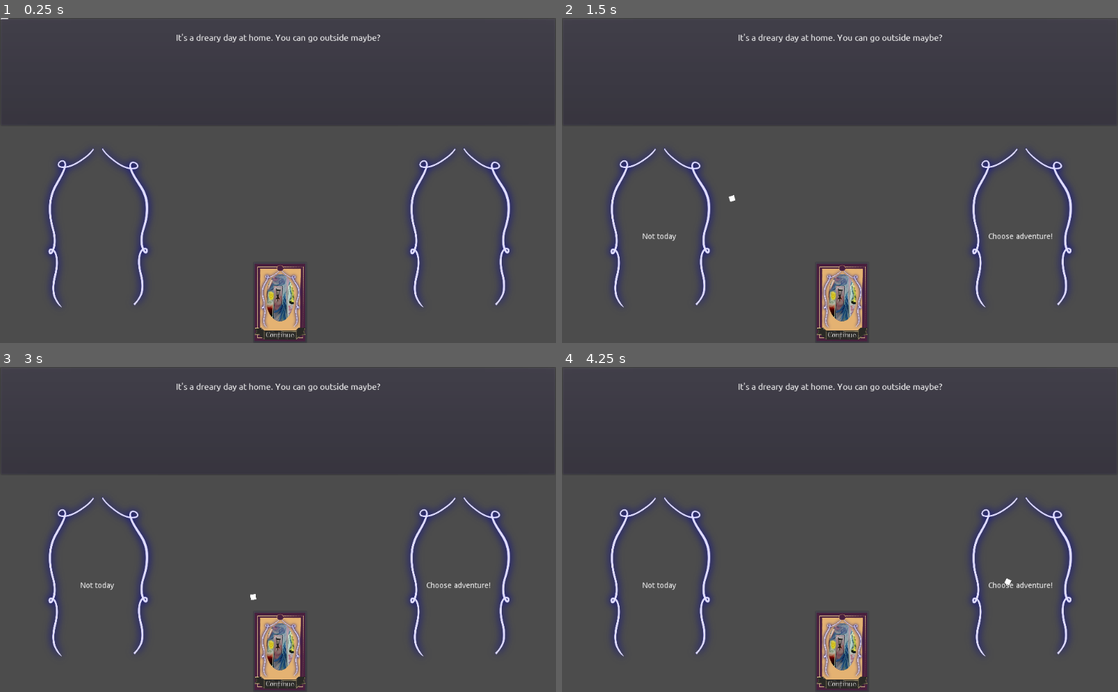
Above: before the commit, frames 1-4 (two rows, left to right).
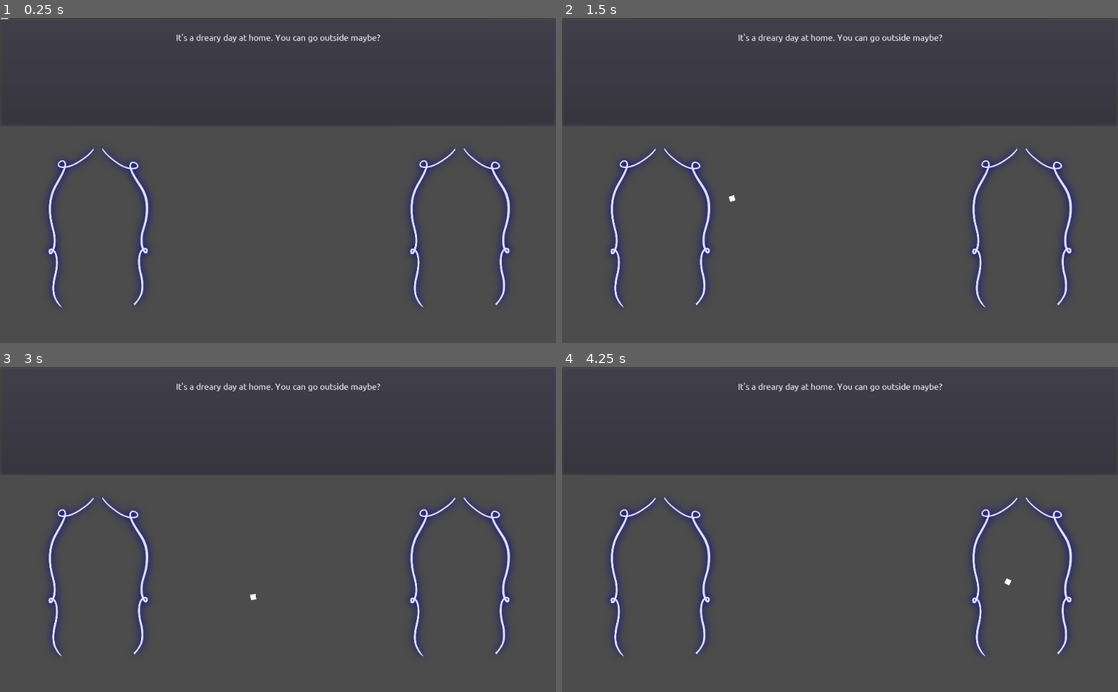
Above: after the commit, the same moments.

Repository: AngelOnFira/ggj-2022
Game: Godot game, scene res://Main.tscn
The game is run twice, just before and just after one commit, with the same random seed, the same clock (stepped at 60 frames per second) and the same inputs.
Inputs (mouse positions are in pixels of both pictures, inside the frame that each line leads up to):
- Up to frame 1 (0.25 s): no input
- Up to frame 2 (1.5 s): tap Enter at 0.5 s; move the mouse to (840, 304) at 0.52 s; click (840, 304) at 0.6 s; tap Space at 1.25 s; move the mouse to (728, 196) at 1.27 s; click (728, 196) at 1.35 s
- Up to frame 3 (3 s): tap Enter at 2 s; move the mouse to (333, 458) at 2.02 s; click (333, 458) at 2.1 s; tap Space at 2.75 s; move the mouse to (250, 594) at 2.77 s; click (250, 594) at 2.85 s
- Up to frame 4 (4.25 s): tap Enter at 3.5 s; move the mouse to (1006, 578) at 3.52 s; click (1006, 578) at 3.6 s

The runs differ from the first frame. In frame 1, 2.1% of the frame differs, in the area x 45-56%, y 75-100%; in frame 2, 2.3%, in the area x 14-89%, y 66-100%; in frame 3, 2.3%; in frame 4, 2.3%.

Commit message:
Refactoring cards and story
Co-authored-by: Christopher Blackman <ChristopherBlackman@users.noreply.github.com>

Diff:
--- /dev/null
+++ b/Blackboard.gd
@@ -0,0 +1,14 @@
+extends Node
+
+# Declare member variables here. Examples:
+# var a = 2
+# var b = "text"
+
+
+# Called when the node enters the scene tree for the first time.
+func _ready():
+	pass  # Replace with function body.
+
+# Called every frame. 'delta' is the elapsed time since the previous frame.
+#func _process(delta):
+#	pass
--- a/Card.tscn
+++ b/Card.tscn
@@ -70,7 +70,24 @@
 "_edit_use_anchors_": false
 }
 
-[node name="SwirlDecoration" type="TextureRect" parent="Background"]
+[node name="Frame" type="Control" parent="."]
+margin_left = 7.0
+margin_top = 7.0
+margin_right = 193.0
+margin_bottom = 293.0
+mouse_filter = 2
+
+[node name="CircularFrame" type="TextureRect" parent="Frame"]
+anchor_right = 1.0
+anchor_bottom = 1.0
+texture = ExtResource( 1 )
+expand = true
+stretch_mode = 1
+__meta__ = {
+"_edit_use_anchors_": false
+}
+
+[node name="SwirlDecoration" type="TextureRect" parent="Frame"]
 anchor_right = 1.0
 anchor_bottom = 1.0
 texture = ExtResource( 9 )
@@ -80,27 +97,10 @@
 "_edit_use_anchors_": false
 }
 
-[node name="FrameDecoration" type="TextureRect" parent="Background"]
+[node name="FrameDecoration" type="TextureRect" parent="Frame"]
 anchor_right = 1.0
 anchor_bottom = 1.0
 texture = ExtResource( 7 )
-expand = true
-stretch_mode = 1
-__meta__ = {
-"_edit_use_anchors_": false
-}
-
-[node name="Frame" type="Control" parent="."]
-margin_left = 7.0
-margin_top = 7.0
-margin_right = 193.0
-margin_bottom = 293.0
-mouse_filter = 2
-
-[node name="CircularFrame" type="TextureRect" parent="Frame"]
-anchor_right = 1.0
-anchor_bottom = 1.0
-texture = ExtResource( 1 )
 expand = true
 stretch_mode = 1
 __meta__ = {
@@ -130,14 +130,15 @@
 margin_bottom = 293.0
 mouse_filter = 2
 
-[node name="Cub" type="Control" parent="Card"]
-anchor_right = 1.0
-anchor_bottom = 1.0
-__meta__ = {
-"_edit_use_anchors_": false
-}
-
-[node name="Mountain" type="TextureRect" parent="Card/Cub"]
+[node name="WolfCub" type="Control" parent="Card"]
+anchor_right = 1.0
+anchor_bottom = 1.0
+mouse_filter = 2
+__meta__ = {
+"_edit_use_anchors_": false
+}
+
+[node name="Mountain" type="TextureRect" parent="Card/WolfCub"]
 anchor_right = 1.0
 anchor_bottom = 1.0
 texture = ExtResource( 10 )
@@ -147,7 +148,7 @@
 "_edit_use_anchors_": false
 }
 
-[node name="Stars" type="TextureRect" parent="Card/Cub"]
+[node name="Stars" type="TextureRect" parent="Card/WolfCub"]
 anchor_right = 1.0
 anchor_bottom = 1.0
 texture = ExtResource( 5 )
@@ -157,7 +158,7 @@
 "_edit_use_anchors_": false
 }
 
-[node name="Cub" type="TextureRect" parent="Card/Cub"]
+[node name="WolfCub" type="TextureRect" parent="Card/WolfCub"]
 anchor_right = 1.0
 anchor_bottom = 1.0
 texture = ExtResource( 3 )
@@ -171,6 +172,7 @@
 visible = false
 anchor_right = 1.0
 anchor_bottom = 1.0
+mouse_filter = 2
 __meta__ = {
 "_edit_use_anchors_": false
 }
--- a/MouseCards.gd
+++ b/MouseCards.gd
@@ -29,6 +29,12 @@
 		deck_cards = []
 		child_cards = []
 
+		# Hide text from the decisions
+		# This is pretty buggy, it only works against cards in the row
+		var card_slots = get_parent().get_node("VBoxContainer/CardSlots")
+		card_slots.get_node("DecisionAreaLeft").hide_text()
+		card_slots.get_node("DecisionAreaRight").hide_text()
+
 
 func enter_area(action_parm: String, caller_node: Node):
 	if len(deck_cards) > 0:
@@ -44,9 +50,13 @@
 
 # A card has just been picked up
 func new_card_mouse_hover(card: Control, deck_card: Control):
+	# Set the position to mouse
 	card.set_position(Vector2(-card.get_rect().size.x / 2, -card.get_rect().size.y / 2))
+
+	# Add the card and the duplicate to arrays
 	self.deck_cards.append(deck_card)
 	self.child_cards.append(card)
+
 	self.add_child(card)
 	self.action = ""
 	self.is_in_area = false
--- /dev/null
+++ b/Prototype/BehaviourComponent.gd
@@ -0,0 +1,14 @@
+extends Node
+
+# Declare member variables here. Examples:
+# var a = 2
+# var b = "text"
+
+
+# Called when the node enters the scene tree for the first time.
+func _ready():
+	pass  # Replace with function body.
+
+# Called every frame. 'delta' is the elapsed time since the previous frame.
+#func _process(delta):
+#	pass
--- /dev/null
+++ b/Prototype/CardComponent.gd
@@ -0,0 +1,11 @@
+extends Node
+
+export(String, MULTILINE) var left_text
+export(String, MULTILINE) var right_text
+
+export(NodePath) var continue_left
+export(NodePath) var continue_right
+
+
+func get_id():
+	return self.name
--- a/Prototype/Page.gd
+++ b/Prototype/Page.gd
@@ -2,14 +2,9 @@
 class_name Page
 
 signal page_changed(page)
+const DEFUALT_ID: String = "Continue"
 
 export(String, MULTILINE) var text_description
-export(Array, String) var cards
-export(Array, Array, String, MULTILINE) var card_consultations
-
-export(NodePath) var continue_left
-export(NodePath) var continue_right
-export(NodePath) var continue_default
 
 const CardData = preload("res://Prototype/CardData.gd")
 
@@ -26,45 +21,34 @@
 
 # Transitions to the next page specified by the next_page
 func _change_page():
-	#janky book keeping here
-	# If next page is null, we need to continue to the next child in the list
-	if self.next_page == null:
-		# Continue to the next child in the list
-		var next_idx = self.get_index() + 1
-
-		# If we are at the end of the list, go to the next chapter
-		if next_idx >= self.get_parent().get_child_count():
-			var current_chapter = self.get_parent().get_index()
-			self.next_page = self.get_parent().get_parent().get_child(current_chapter + 1).get_child(
-				0
-			)
-			print("Next page is null, continuing to next chapter")
-		# Otherwise, go to the next page in the chapter
-		else:
-			self.next_page = self.get_parent().get_child(next_idx)
-			print("Next page is null, continuing to next page")
-
 	emit_signal("page_changed", self.next_page)
 
 
 # Override to Specify next_page and apply any state logic
 # Side is a string represented as either "left" or "right"
-func take_action(card: String, side: String):
-	# If we have no cards
-	if len(cards) == 0 and self.continue_left != null and self.continue_right != null:
-		# If continue_default is set (making a jump to a new page)
-		if continue_default:
-			self.next_page = get_node_or_null(self.continue_default)
-		# Otherwise, left and right should be set
+func take_action(card_name: String, side: String):
+	# This should be a node, or null for "Continue"
+	var card: Node = self.get_node_or_null(NodePath(card_name))
+
+	# Defualt : continue action
+	if card == null:
+		# Continue to the next child in the list
+		var next_idx = self.get_index() + 1
+
+		# We're at the end of the book
+		if next_idx >= self.get_parent().get_child_count():
+			pass
+		# Otherwise, go to the next page
 		else:
-			if side == "left":
-				self.next_page = get_node_or_null(self.continue_left)
-				print(self.continue_left)
-			elif side == "right":
-				self.next_page = get_node_or_null(self.continue_right)
-				print(self.continue_right)
-			else:
-				print("error")
+			self.next_page = self.get_parent().get_child(next_idx)
+			print("Next page is null, continuing to next page")
+
+	# Card : We have a card as a child with the card name
+	else:
+		if side == "left":
+			self.next_page = card.continue_left
+		elif side == "right":
+			self.next_page = card.continue_right
 
 	_change_page()
 
@@ -73,33 +57,13 @@
 func set_card_data():
 	self._card_data = {}
 
-	# If there are no cards, and no consultations, we just use the continue card
-	if len(self.cards) == 0 and len(self.card_consultations) == 0:
-		self._card_data["Continue"] = CardData.new(
-			"Continue", "Go on...", "Go on...", self.continue_default, self.continue_default
+	for child in self.get_children():
+		self._card_data[child.name] = CardData.new(  # The left action  # The right action
+			child.left_text, child.right_text, child.continue_left, child.continue_right, child.name
 		)
 
-	# If there are no cards, and one consultations, we just use the continue card
-	if len(self.cards) == 0 and len(self.card_consultations) == 1:
-		self._card_data["Continue"] = CardData.new(
-			"Continue",
-			self.card_consultations[0][0],  # The left action
-			self.card_consultations[0][1],  # The right action
-			self.continue_default,
-			self.continue_default
-		)
-
-	# If there are cards, we rely on
-	if len(self.cards) == 1:
-		self._card_data[cards[0]] = CardData.new(
-			self.cards[0],
-			self.card_consultations[0][0],  # The left action
-			self.card_consultations[0][1],  # The right action
-			self.continue_left,
-			self.continue_right
-		)
-
-	# If there is more than one card, TODO
+	if self._card_data == {}:
+		self._card_data = CardData.new(DEFUALT_ID, "Go on...", "Go on...", null, null)
 
 
 func get_story():
@@ -107,6 +71,7 @@
 
 
 func get_cards():
+	# Get all the children of
 	print("card data")
 	for card in self._card_data:
 		print(card, " ", _card_data[card].print_data())
--- a/Prototype/Story.tscn
+++ b/Prototype/Story.tscn
@@ -1,7 +1,17 @@
-[gd_scene load_steps=3 format=2]
+[gd_scene load_steps=4 format=2]
 
 [ext_resource path="res://Prototype/Story.gd" type="Script" id=1]
 [ext_resource path="res://Prototype/Page.gd" type="Script" id=4]
+
+[sub_resource type="GDScript" id=1]
+script/source = "extends Node
+
+export(String, MULTILINE) var left_text
+export(String, MULTILINE) var right_text
+
+export(NodePath) var continue_left
+export(NodePath) var continue_right
+"
 
 [node name="Story" type="Node"]
 script = ExtResource( 1 )
@@ -11,7 +21,6 @@
 [node name="MenuStory" type="Node" parent="Menu"]
 script = ExtResource( 4 )
 text_description = "It's a dreary day at home. You can go outside maybe?"
-card_consultations = [ [ "Not today", "Choose adventure!" ] ]
 
 [node name="LeavingTown" type="Node" parent="."]
 
@@ -32,20 +41,35 @@
 [node name="EdgeForest" type="Node" parent="LeavingTown"]
 script = ExtResource( 4 )
 text_description = "You stand at the edge of the forest, looking both ways and seeing it stretch out forever. A chill r …(268 unchanged characters)…
-cards = [ "wolf" ]
-card_consultations = [ [ "The wolf goes on the beaten path to the left.", "The wolf goes on the beaten path to the right." ] ]
-continue_left = NodePath("../ForestFear")
-continue_right = NodePath("../ForestCurious")
+
+[node name="WolfCub" type="Node" parent="LeavingTown/EdgeForest"]
+script = SubResource( 1 )
+left_text = "The wolf goes on the beaten path to the left."
+right_text = "The wolf goes on the beaten path to the right."
+continue_left = NodePath("../../ForestFear")
+continue_right = NodePath("../../ForestCurious")
 
 [node name="ForestFear" type="Node" parent="LeavingTown"]
 script = ExtResource( 4 )
 text_description = "You hear the terrible sounds and it sends a shiver down your spine. You know there's no turning back now, but the hesitant is strong."
-continue_default = NodePath("../HearBirds")
+
+[node name="Continue" type="Node" parent="LeavingTown/ForestFear"]
+script = SubResource( 1 )
+left_text = "The wolf goes on the beaten path to the left."
+right_text = "The wolf goes on the beaten path to the right."
+continue_left = NodePath("../../HearBirds")
+continue_right = NodePath("../../HearBirds")
 
 [node name="ForestCurious" type="Node" parent="LeavingTown"]
 script = ExtResource( 4 )
 text_description = "You set your fears aside; the forest is so beautiful, the cool wind calms your nerves. It's time to press on."
-continue_default = NodePath("../HearBirds")
+
+[node name="Continue" type="Node" parent="LeavingTown/ForestCurious"]
+script = SubResource( 1 )
+left_text = "The wolf goes on the beaten path to the left."
+right_text = "The wolf goes on the beaten path to the right."
+continue_left = NodePath("../../HearBirds")
+continue_right = NodePath("../../HearBirds")
 
 [node name="HearBirds" type="Node" parent="LeavingTown"]
 script = ExtResource( 4 )
--- a/card.gd
+++ b/card.gd
@@ -1,14 +1,12 @@
 extends PanelContainer
 
-export var card_id: String = "default"
+export var card_id: String = "Continue"
 export var card_left_text: String = ""
 export var card_right_text: String = ""
 
 
 # Called when the node enters the scene tree for the first time.
 func _ready():
-	self.set_card_type("Continue")
-
 	# Don't know why this doesn't set the size of the card while in hand
 	self.rect_scale = Vector2(0.75, 0.75)
 
@@ -25,20 +23,15 @@
 	if event.is_pressed():
 		get_tree().call_group("MouseCards", "new_card_mouse_hover", self.duplicate(), self)
 		self.hide()
-	else:
-		# Hide text from the decisions
-		# This is pretty buggy, it only works against cards in the row
-		var card_slots = get_parent().get_parent().get_parent().get_node("VBoxContainer/CardSlots")
-		card_slots.get_node("DecisionAreaLeft").hide_text()
-		card_slots.get_node("DecisionAreaRight").hide_text()
 
 
-func set_card_type(type: String):
+# Set the type (id) of card to change the art
+func set_card_type(id: String):
 	# Hide all the children
 	for child in $Card.get_children():
 		child.hide()
 
 	# Show the requested child
-	$Card.get_node(type).show()
+	$Card.get_node(id).show()
 
-	$TextContainer/VBoxContainer/BannerText.text = type
+	$TextContainer/VBoxContainer/BannerText.text = id
--- a/master.gd
+++ b/master.gd
@@ -56,6 +56,11 @@
 		card.card_right_text = page_card.right_text
 		cards_container.add_child(card)
 		card.rect_scale = Vector2(0.5, 0.5)
+
+		# Set the art on the card
+		print("card ", card.card_id)
+		card.set_card_type(card.card_id)
+
 		print("master.gd creating --- ", page_card)
 
 #	if page == null:
--- a/project.godot
+++ b/project.godot
@@ -30,6 +30,10 @@
 run/main_scene="res://Main.tscn"
 config/icon="res://icon.png"
 
+[autoload]
+
+Blackboard="*res://Blackboard.gd"
+
 [input]
 
 mouse={
